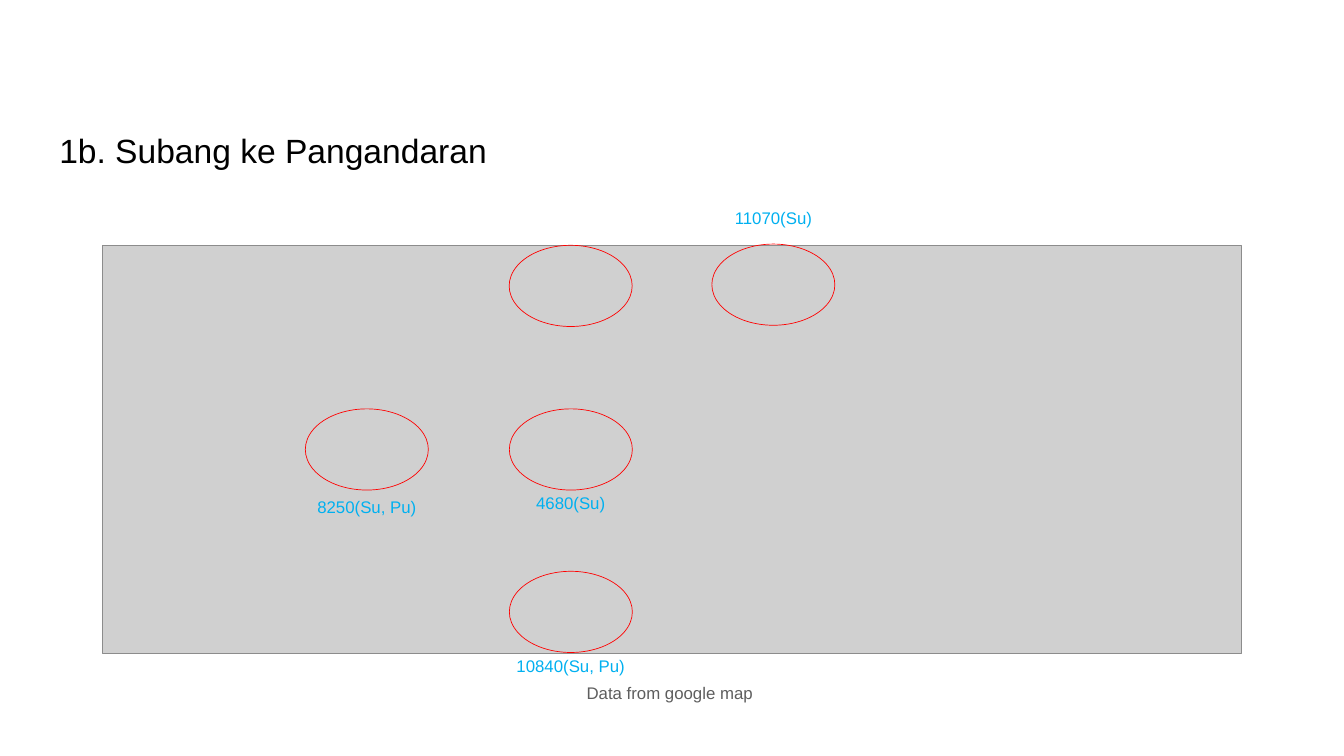
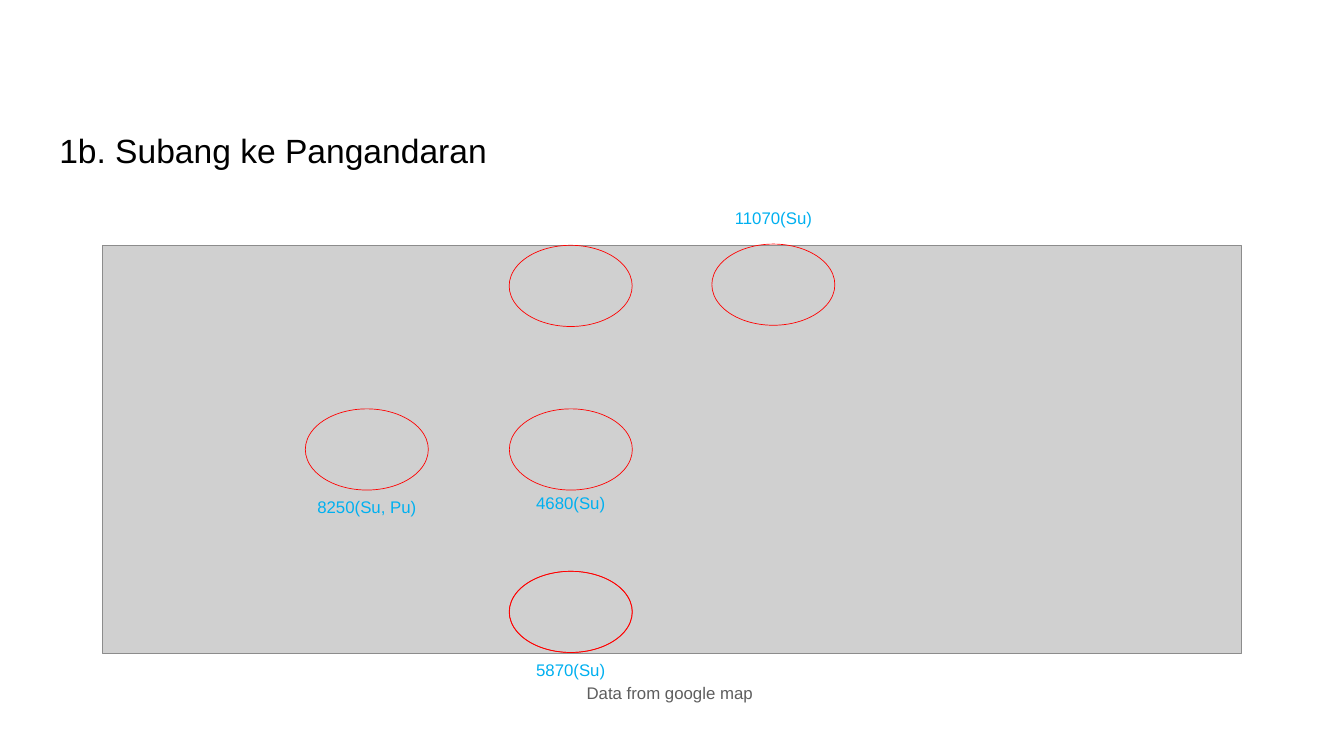
Before and after one commit to DentAlpha/Latihan-6-EL2208-PMC, a slide deck: slide 24 of Latihan 6.pptx (slide 21 before the commit). Drawn at 1344x756 pixels with LibreOffice and Linux fonts; fonts in the diff are those of the drawing; grey boxes stand for pictures. Boxes give left, top, right and bottom in pixels: in the first picture for what was removed or moved away, otherwise in the second. Text is boxed around its words. In the diff, an @@ line names an element or a change of style, - is before the commit and + after.

```diff
--- a/Latihan 6.pptx
+++ b/Latihan 6.pptx
@@ ellipse added at [509, 571, 632, 653], outline #FF0000 1 pt @@
@@ text at [536, 663, 605, 680]: text changed @@
-10840(Su, Pu)
+5870(Su)
```
Also in this commit, not shown: 26 other slides changed, 3 slides added.
